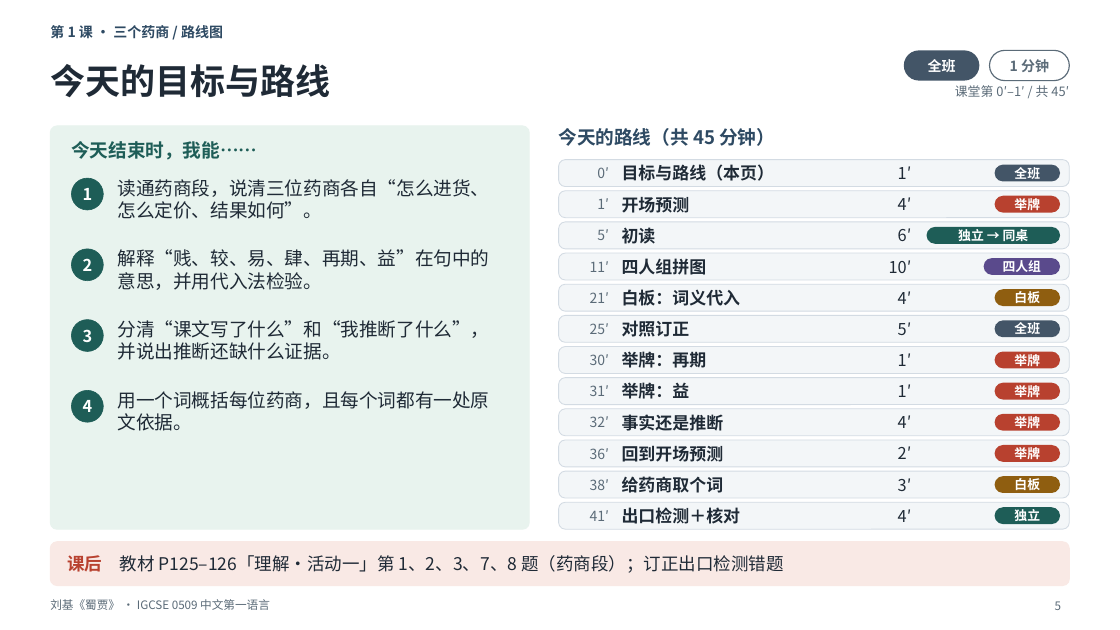
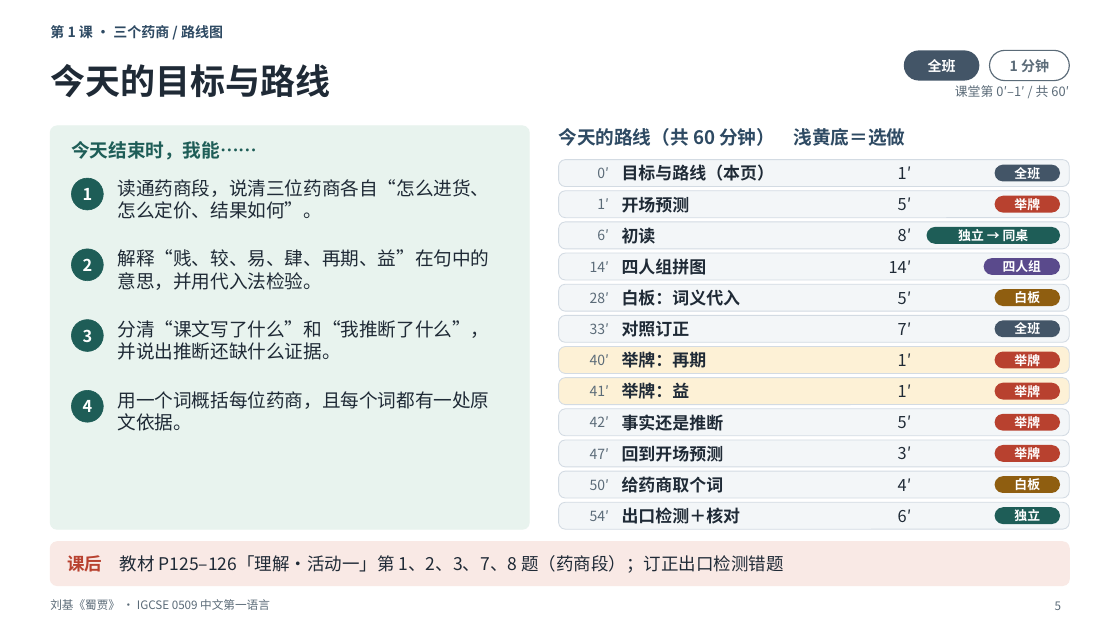
Before and after one commit to darcyduan2026/igcse-0509, a slide deck: slide 5 of LTP + Lesson slides/3.4 文言_刘基《蜀贾》_3课时/0509_3.4_文言_刘基《蜀贾》_4课时_课堂课件_v3.1_重做版.pptx. Drawn at 1120x630 pixels with LibreOffice and Linux fonts; fonts in the diff are those of the drawing. Boxes give left, top, right and bottom in pixels: in the first picture for what was removed or moved away, otherwise in the second. Text is boxed around its words. In the diff, an @@ line names an element or a change of style, - is before the commit and + after.

```diff
--- a/LTP + Lesson slides/3.4 文言_刘基《蜀贾》_3课时/0509_3.4_文言_刘基《蜀贾》_4课时_课堂课件_v3.1_重做版.pptx
+++ b/LTP + Lesson slides/3.4 文言_刘基《蜀贾》_3课时/0509_3.4_文言_刘基《蜀贾》_4课时_课堂课件_v3.1_重做版.pptx
@@ text at bbox=[955, 85, 1069, 97]: text changed @@
-课堂第 0′–1′ / 共 45′
+课堂第 0′–1′ / 共 60′
@@ text at bbox=[559, 128, 906, 146]: text changed @@
-今天的路线（共 45 分钟）
+今天的路线（共 60 分钟） 浅黄底＝选做
@@ text at bbox=[898, 197, 912, 210]: text changed @@
-4′
+5′
@@ text at bbox=[597, 229, 609, 240]: text changed @@
-5′
+6′
@@ text at bbox=[898, 228, 912, 241]: text changed @@
-6′
+8′
@@ text at bbox=[590, 261, 609, 272]: text changed @@
-11′
+14′
@@ text at bbox=[889, 260, 912, 273]: text changed @@
-10′
+14′
@@ text at bbox=[590, 292, 609, 303]: text changed @@
-21′
+28′
@@ 3 texts: place and size @@
-3 texts at bbox=[898, 322, 912, 522]
+3 texts at bbox=[898, 291, 912, 491]
@@ text removed at bbox=[898, 291, 912, 304] @@
-4′
@@ text at bbox=[590, 323, 609, 334]: text changed @@
-25′
+33′
@@ text added at bbox=[898, 322, 912, 335], 14 pt, text #1F2A36 @@
+7′
@@ rounded rectangle at bbox=[559, 346, 1070, 373]: fill #F3F6F8 to #FDF1D6 @@
@@ text at bbox=[590, 354, 609, 365]: text changed @@
-30′
+40′
@@ rounded rectangle at bbox=[559, 378, 1070, 405]: fill #F3F6F8 to #FDF1D6 @@
@@ text at bbox=[590, 385, 609, 396]: text changed @@
-31′
+41′
@@ text at bbox=[590, 416, 609, 427]: text changed @@
-32′
+42′
@@ text at bbox=[898, 415, 912, 428]: text changed @@
-4′
+5′
@@ text at bbox=[590, 448, 609, 459]: text changed @@
-36′
+47′
@@ text removed at bbox=[898, 446, 912, 459] @@
-2′
@@ text at bbox=[590, 479, 609, 490]: text changed @@
-38′
+50′
@@ text added at bbox=[898, 509, 912, 522], 14 pt, text #1F2A36 @@
+6′
@@ text at bbox=[590, 510, 609, 521]: text changed @@
-41′
+54′
```
Also in this commit, not shown: 55 other slides changed, 1 slide added, 2 other files.
